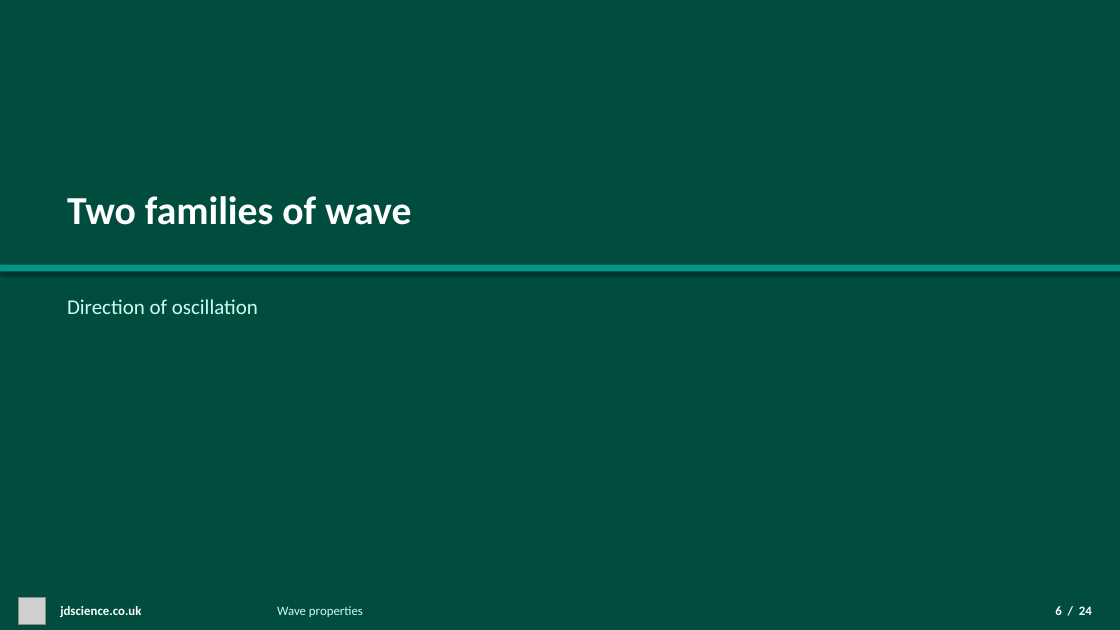
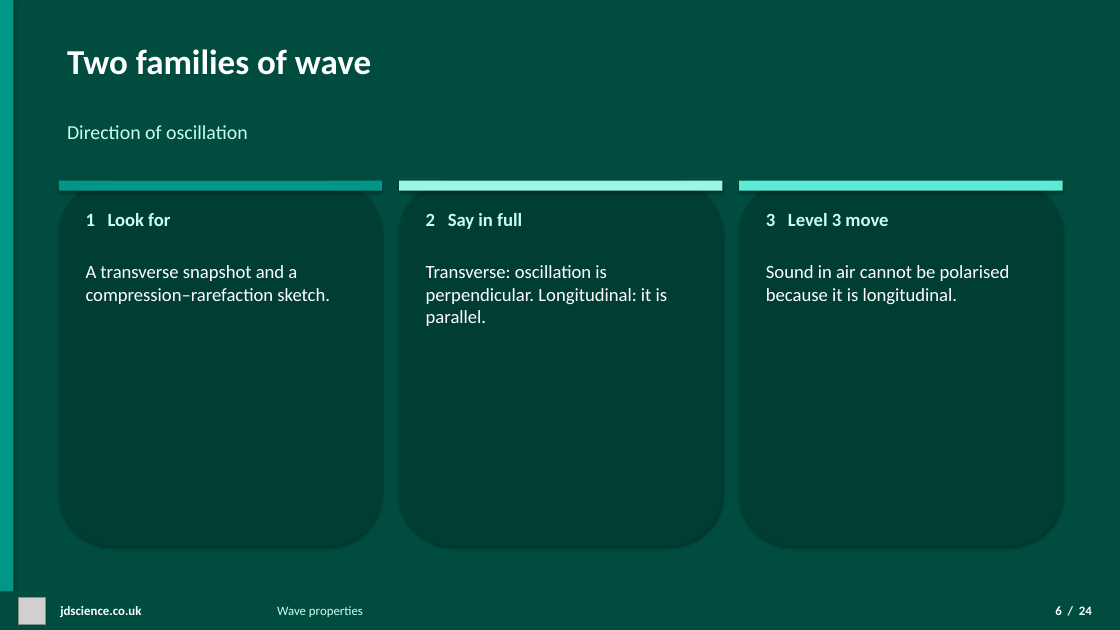
Before and after one commit to moky107/jdscience-website, a slide deck: slide 6 of content/lessons/wave-properties/btec-unit-1-physics-wave-properties.pptx. Drawn at 1120x630 pixels with LibreOffice and Linux fonts; fonts in the diff are those of the drawing; grey boxes stand for pictures. Boxes give left, top, right and bottom in pixels: in the first picture for what was removed or moved away, otherwise in the second. Text is boxed around its words. In the diff, an @@ line names an element or a change of style, - is before the commit and + after.

```diff
--- a/content/lessons/wave-properties/btec-unit-1-physics-wave-properties.pptx
+++ b/content/lessons/wave-properties/btec-unit-1-physics-wave-properties.pptx
@@ rectangle added at box(0, 0, 13, 630), fill #009688 @@
@@ text "Two families of wave": place and size @@
-text "Two families of wave" at box(67, 196, 411, 225)
+text "Two families of wave" at box(67, 49, 371, 75)
@@ text "Two families of wave" at box(67, 49, 371, 75): size 34 to 30 pt @@
@@ text "Direction of oscillation": place and size @@
-text "Direction of oscillation" at box(67, 299, 258, 314)
+text "Direction of oscillation" at box(67, 125, 248, 139)
@@ text "Direction of oscillation" at box(67, 125, 248, 139): size 18 to 17 pt @@
@@ rounded rectangle added at box(59, 181, 382, 546), fill #003D33 @@
@@ rectangle added at box(59, 181, 382, 191), fill #009688 @@
@@ rounded rectangle added at box(399, 181, 723, 546), fill #003D33 @@
@@ rectangle added at box(399, 181, 723, 191), fill #99F6E4 @@
@@ rounded rectangle added at box(739, 181, 1063, 546), fill #003D33 @@
@@ rectangle added at box(739, 181, 1063, 191), fill #5EEAD4 @@
@@ text added at box(86, 213, 170, 226), 16 pt, text #CCFBF1, bold @@
+1 Look for
@@ text added at box(426, 213, 522, 229), 16 pt, text #CCFBF1, bold @@
+2 Say in full
@@ text added at box(766, 213, 888, 226), 16 pt, text #CCFBF1, bold @@
+3 Level 3 move
@@ rectangle removed at box(0, 265, 1120, 271) @@
@@ text added at box(86, 265, 330, 304), 16 pt, text #FFFFFF @@
+A transverse snapshot and a compression–rarefaction sketch.
@@ text added at box(426, 265, 668, 326), 16 pt, text #FFFFFF @@
+Transverse: oscillation is perpendicular. Longitudinal: it is parallel.
@@ text added at box(766, 265, 1010, 305), 16 pt, text #FFFFFF @@
+Sound in air cannot be polarised because it is longitudinal.
```
Also in this commit, not shown: 4 other slides changed, 42 other files.
